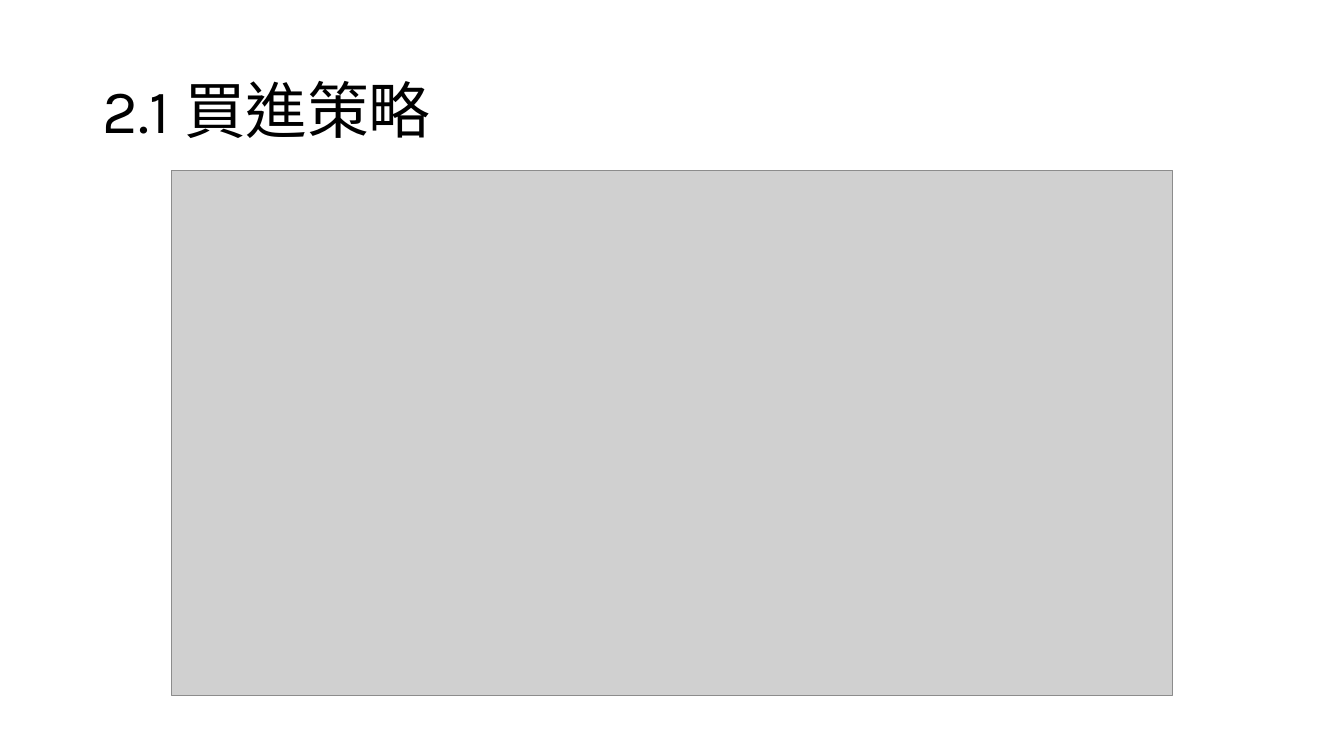
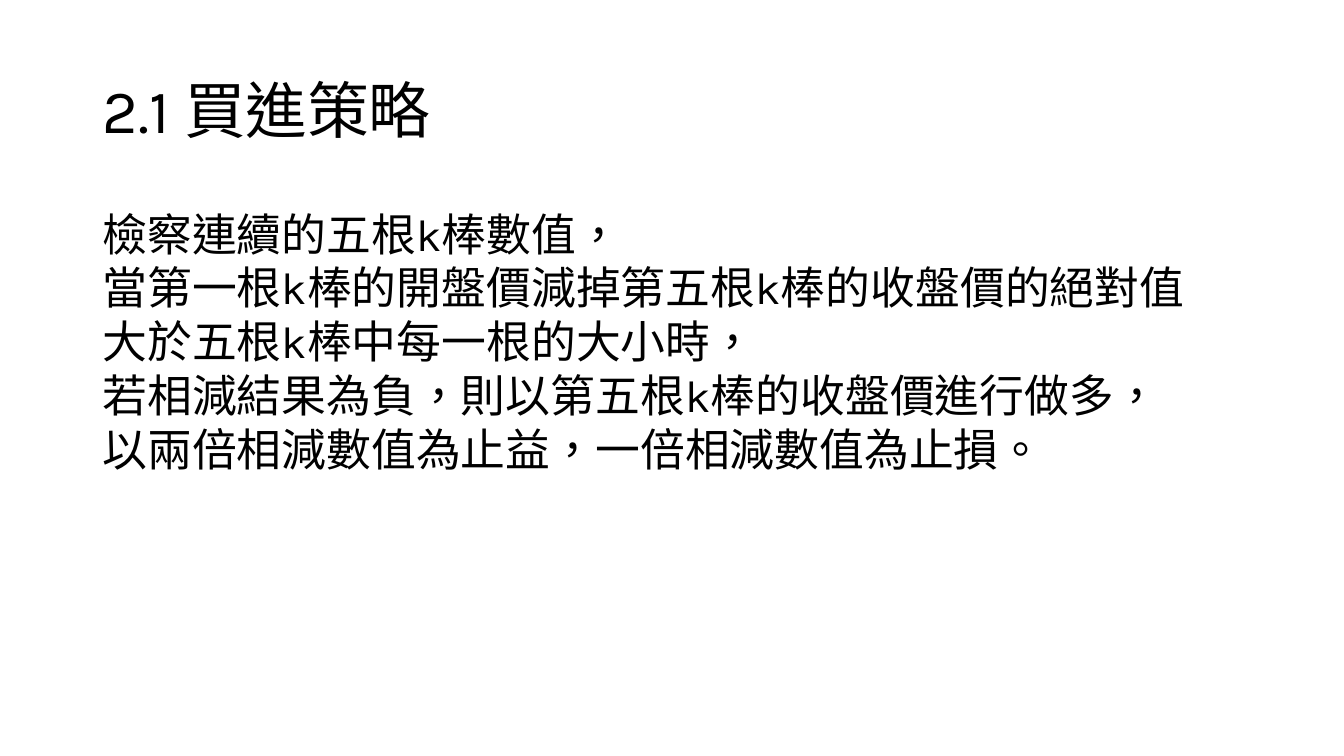
Before and after one commit to worldstar/MT5-MultiTimeFrame-MA-TDI-Dashboard, a slide deck: slide 14 of gpt程式交易測試紀錄/GPT程式交易測試紀錄.pptx (slide 12 before the commit). Drawn at 1344x756 pixels with LibreOffice and Linux fonts; fonts in the diff are those of the drawing; grey boxes stand for pictures. Boxes give left, top, right and bottom in pixels: in the first picture for what was removed or moved away, otherwise in the second. Text is boxed around its words. In the diff, an @@ line names an element or a change of style, - is before the commit and + after.

```diff
--- a/gpt程式交易測試紀錄/GPT程式交易測試紀錄.pptx
+++ b/gpt程式交易測試紀錄/GPT程式交易測試紀錄.pptx
@@ picture removed at box(171, 170, 1174, 696) @@
@@ text added at box(102, 213, 1184, 470), 32 pt, text #000000 @@
+檢察連續的五根k棒數值，
+當第一根k棒的開盤價減掉第五根k棒的收盤價的絕對值
+大於五根k棒中每一根的大小時，
+若相減結果為負，則以第五根k棒的收盤價進行做多，
+以兩倍相減數值為止益，一倍相減數值為止損。
```
Also in this commit, not shown: 6 other slides changed, 5 slides added, 1 slide removed.
